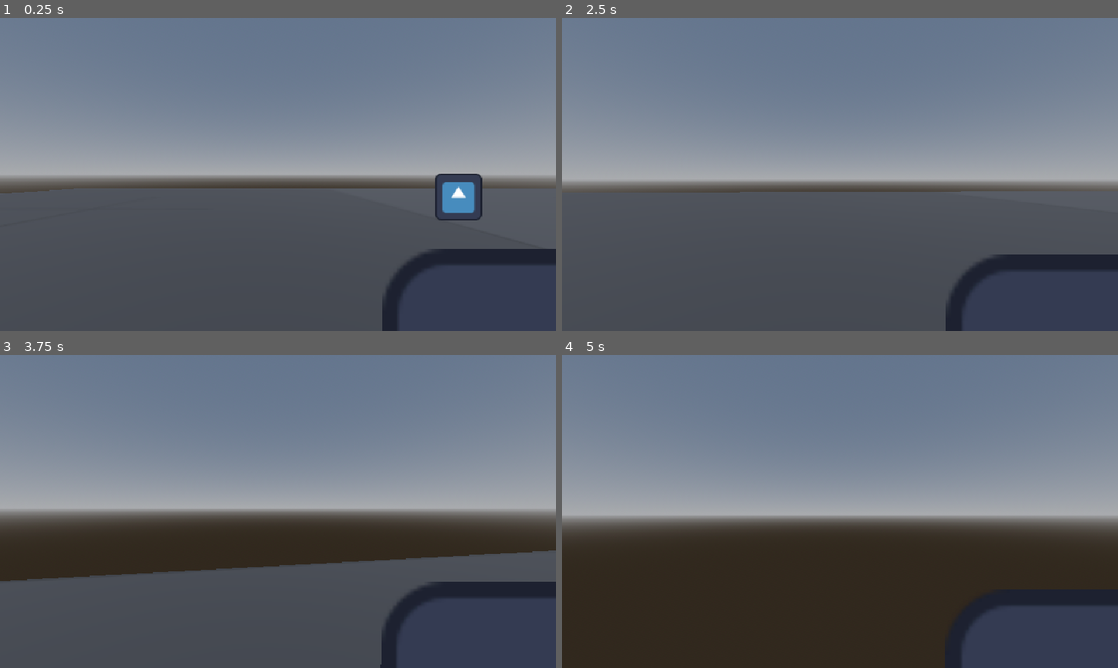
Above: before the commit, frames 1-4 (two rows, left to right).
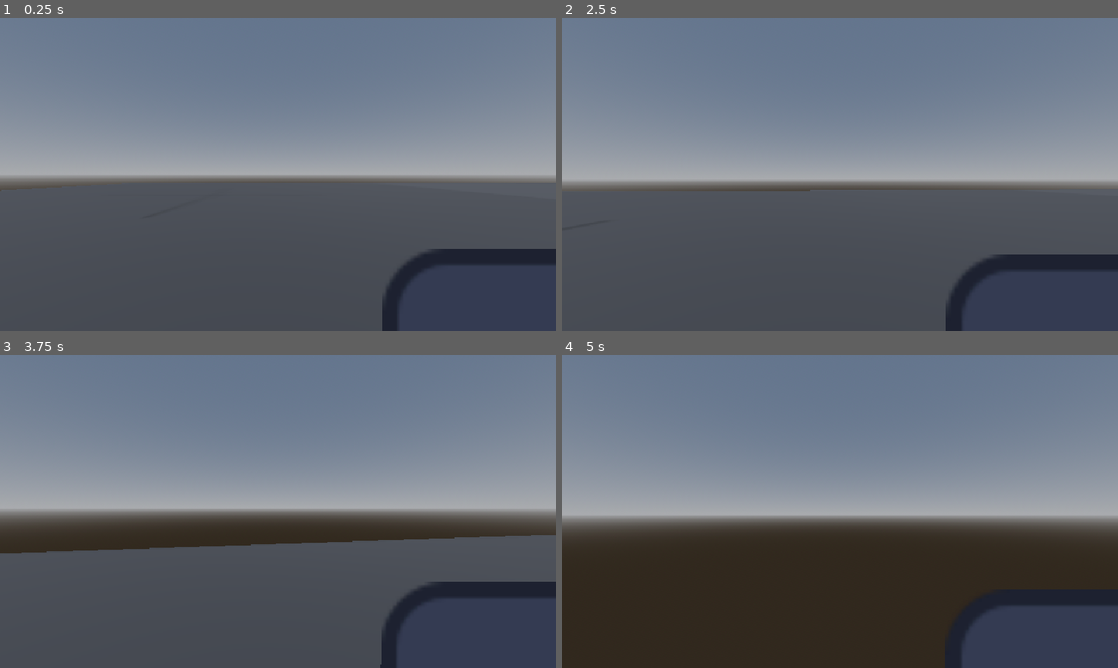
Above: after the commit, the same moments.

Repository: Torchki-Inc/one-bit-jam-12
Game: Godot game, scene res://src/scenes/debug/world.tscn
The game is run twice, just before and just after one commit, with the same random seed, the same clock (stepped at 60 frames per second) and the same inputs. This scene is started directly instead of the project's main scene. The engine's default icon, where the game draws it, is replaced by a stand-in: a white triangle on a blue panel in a dark square.
Inputs (mouse positions are in pixels of both pictures, inside the frame that each line leads up to):
- Up to frame 1 (0.25 s): no input
- Up to frame 2 (2.5 s): move the mouse to (867, 174) at 0.52 s; press the mouse at (867, 174) at 0.53 s; hold W (move_up) from 0.53 s (still down); move the mouse to (812, 174) at 1.27 s; release the mouse at (812, 174) at 1.28 s; tap Mouse wheel up (change_weapon) at 1.35 s; click (812, 174) at 1.55 s; tap Enter at 2 s; move the mouse to (851, 168) at 2.02 s; press the mouse at (851, 168) at 2.03 s
- Up to frame 3 (3.75 s): keep holding W (move_up); tap Space at 2.75 s; move the mouse to (272, 517) at 2.77 s; release the mouse at (272, 517) at 2.78 s; tap I at 2.85 s; click (272, 517) at 3.05 s; move the mouse to (316, 514) at 3.52 s; press the mouse at (316, 514) at 3.53 s
- Up to frame 4 (5 s): keep holding W (move_up); move the mouse to (795, 508) at 4.27 s; release the mouse at (795, 508) at 4.28 s; tap Mouse wheel up (change_weapon) at 4.35 s; click (795, 508) at 4.55 s

The runs differ from the first frame. In frame 1, 2.2% of the frame differs, in the area x 0-100%, y 49-65%; in frame 2, 0.3%; in frame 3, 7.0%, in the area x 0-100%, y 57-73%; in frame 4, less than 0.1%.

Commit message:
add rider
- moved gravity to base enemy
- stange behavior for dogs, fix later, maybe

Diff:
--- a/one-bit-west/src/scenes/debug/world.tscn
+++ b/one-bit-west/src/scenes/debug/world.tscn
@@ -39,12 +39,13 @@
 material = SubResource("StandardMaterial3D_1mrpx")
 
 [node name="Player" parent="." unique_id=986646973 instance=ExtResource("1_5lxvg")]
-transform = Transform3D(1, 0, 0, 0, 1, 0, 0, 0, 1, 0, 0.7, 0)
+transform = Transform3D(1, 0, 0, 0, 1, 0, 0, 0, 1, -6.302811, 0.7, 0)
 
 [node name="EnemyRoot" type="Node" parent="." unique_id=494032929]
 
 [node name="Enemy" parent="EnemyRoot" unique_id=1612062943 instance=ExtResource("2_5e4sf")]
 transform = Transform3D(1, 0, 0, 0, 1, 0, 0, 0, 1, 4.963048, 0.9197631, -6.1683846)
 
-[node name="Dog" parent="EnemyRoot" unique_id=1169720815 instance=ExtResource("5_lyve2")]
-shoot_radius = 7.0
+[node name="Dog" parent="EnemyRoot" unique_id=295239158 instance=ExtResource("5_lyve2")]
+JUMP_HEIGHT = 4.0
+JUMP_SPEED = 6.0
--- /dev/null
+++ b/one-bit-west/src/scenes/enemies/rider.tscn
@@ -0,0 +1,19 @@
+[gd_scene format=3 uid="uid://b6qynvs2wy86r"]
+
+[ext_resource type="PackedScene" uid="uid://jb7cakgdqba4" path="res://src/scenes/enemies/enemy.tscn" id="1_5wjrc"]
+[ext_resource type="Script" uid="uid://ces1aaap10ec2" path="res://src/scripts/enemies/rider.gd" id="2_3tc4d"]
+
+[node name="Rider" unique_id=1612062943 instance=ExtResource("1_5wjrc")]
+script = ExtResource("2_3tc4d")
+CHARGE_SPEED = null
+health = null
+move_speed = null
+shoot_radius = null
+damage = null
+touch_damage = null
+touch_cooldown = null
+touch_timer = null
+
+[node name="Sprite3D" parent="." index="1" unique_id=1967239771]
+transform = Transform3D(2.6757574, 0, 0, 0, 0.7522683, 0, 0, 0, 1, 0, 0, 0)
+modulate = Color(0, 0.23952305, 0.23952308, 1)
--- a/one-bit-west/src/scripts/enemies/dog.gd
+++ b/one-bit-west/src/scripts/enemies/dog.gd
@@ -57,7 +57,6 @@
 	var next: EnemyState
 	var timer := 0.0
 	var jump_duration := 1.0
-	const GRAVITY := 20.0
 
 	func enter():
 		timer = jump_duration
@@ -68,12 +67,6 @@
 		enemy.velocity = Vector3(direction.x * enemy.JUMP_SPEED, enemy.JUMP_HEIGHT, direction.z * enemy.JUMP_SPEED)
 
 	func update(delta) -> EnemyState:
-		# Always apply gravity
-		if not enemy.is_on_floor():
-			enemy.velocity.y -= GRAVITY * delta
-
-		# Always call move_and_slide — this is what actually moves the body
-		enemy.move_and_slide()
 
 		timer -= delta
 		if timer <= 0.0 and enemy.is_on_floor():
--- a/one-bit-west/src/scripts/enemies/enemy.gd
+++ b/one-bit-west/src/scripts/enemies/enemy.gd
@@ -1,5 +1,7 @@
 class_name BaseEnemy
 extends CharacterBody3D
+
+const GRAVITY := 9.81
 
 @export var health := 100
 @export var move_speed := 3.0
@@ -13,8 +15,13 @@
 @onready var nav_agent = $NavigationAgent3D
 
 func _physics_process(_delta: float) -> void:
+	if not is_on_floor():
+		velocity.y -= GRAVITY * _delta
+
 	if touch_timer > 0:
 		touch_timer -= _delta
+
+	move_and_slide()
 
 	for i in get_slide_collision_count():
 		var collision = get_slide_collision(i)
@@ -31,7 +38,6 @@
 func _ready() -> void:
 	player = get_tree().get_first_node_in_group("player")
 
-
 func take_damage(amount: int):
 	health -= amount
 	print(name, " took ", amount, " damage. HP: ", health)
@@ -41,6 +47,9 @@
 
 
 func die():
+	# TODO:
+		# play death animation
+		# leave dead spprite
 	queue_free()
 
 
--- /dev/null
+++ b/one-bit-west/src/scripts/enemies/rider.gd
@@ -0,0 +1,97 @@
+class_name Rider
+extends BaseEnemy
+
+var sm: EnemySM
+@export var CHARGE_SPEED := 14.0
+
+
+func _ready():
+	super._ready()
+	sm = EnemySM.new()
+
+	var roam = RiderRoamState.new()
+	var charge = RiderChargeState.new()
+
+	roam.enemy = self
+	roam.next = charge
+	charge.enemy = self
+	charge.next = roam
+
+
+	sm.current = roam
+	sm.enter()
+
+
+func _physics_process(delta: float) -> void:
+	super._physics_process(delta)
+	sm.update(delta)
+
+func die():
+	var scene = preload("res://src/scenes/enemies/revolver_bandit.tscn")
+	var new_enemy = scene.instantiate()
+	new_enemy.global_position = global_position + Vector3(0, 0.5, 0)
+	get_parent().add_child(new_enemy)
+	super.die()
+
+
+class RiderRoamState extends EnemyState:
+	var next: EnemyState
+	var orbit_angle := 0.0          # current angle around the player
+	var orbit_radius := 8.0         # how far to stay from player
+	var orbit_speed := 1.2          # radians per second (higher = faster circle)
+	var charge_timer := 0.0         # countdown before charging
+	var charge_delay := 3.0         # how long to wait before charging
+
+	func enter() -> void:
+		# Start
+		enemy.velocity = Vector3.ZERO
+		var offset = enemy.global_position - enemy.player.global_position
+		orbit_angle = atan2(offset.x, offset.z)
+		charge_timer = randf_range(2.0, charge_delay)
+		orbit_speed *= [-1.0, 1.0].pick_random()
+
+	func update(_delta: float) -> EnemyState:
+		orbit_angle += orbit_speed * _delta
+
+		var target = enemy.player.global_position + Vector3(
+			cos(orbit_angle) * orbit_radius,
+			0.0,
+			sin(orbit_angle) * orbit_radius
+		)
+
+		enemy.move_toward_target(target, _delta)
+
+		charge_timer -= _delta
+		if charge_timer <= 0.0:
+			return next
+
+		return self
+
+
+
+class RiderChargeState extends EnemyState:
+	var next: EnemyState
+	var timer := 0.0
+	var jump_duration := 1.0
+	const GRAVITY := 20.0
+
+	func enter():
+		timer = jump_duration
+		_charge()
+
+	func _charge():
+		var direction = (enemy.player.global_position - enemy.global_position).normalized()
+		enemy.velocity = Vector3(direction.x * enemy.CHARGE_SPEED, 0.0, direction.z * enemy.CHARGE_SPEED)
+
+	func update(delta) -> EnemyState:
+		# Always apply gravity
+		if not enemy.is_on_floor():
+			enemy.velocity.y -= GRAVITY * delta
+
+		# Always call move_and_slide — this is what actually moves the body
+		# enemy.move_and_slide()
+
+		timer -= delta
+		if timer <= 0.0 and enemy.is_on_floor():
+			return next
+		return self
Not shown, added: one-bit-west/src/scripts/enemies/rider.gd.uid
